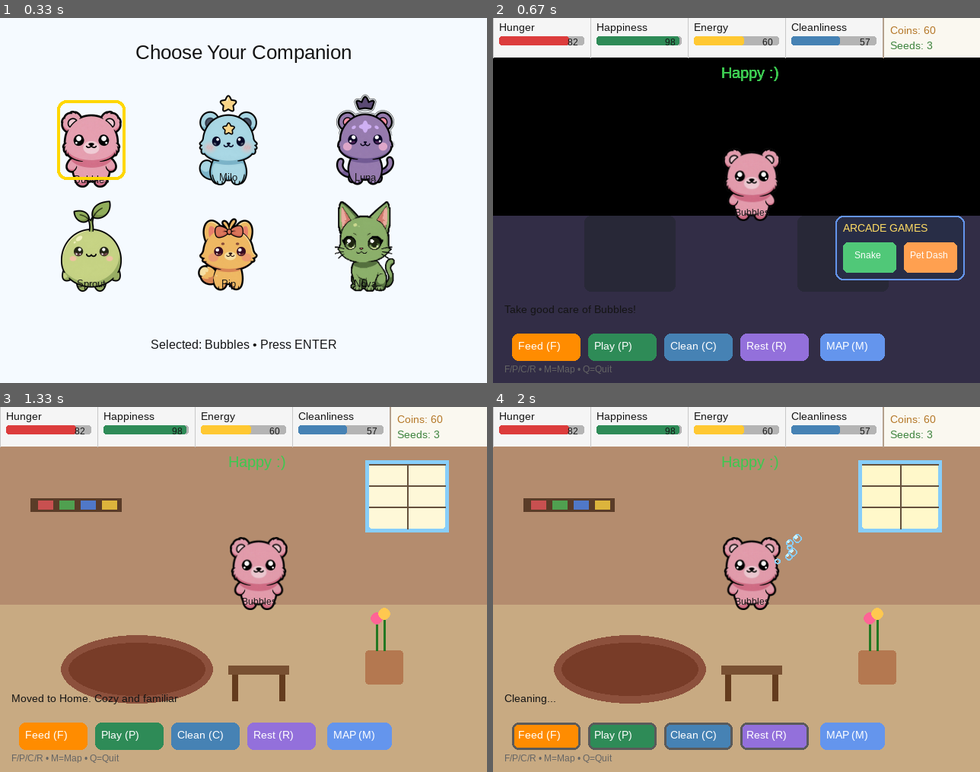
Above: before the commit, frames 1-4 (two rows, left to right).
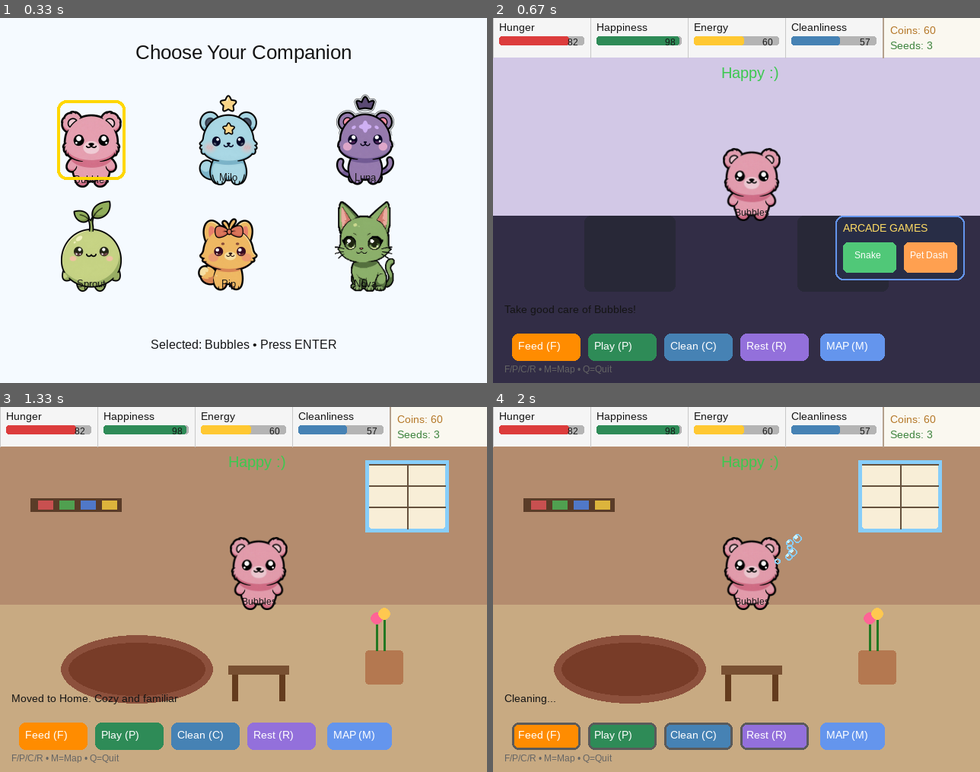
Above: after the commit, the same moments.

Repository: nickamis606/ourworld
Game: pygame game, started from main_pygame.py
The game is run twice, just before and just after one commit, with the same random seed, the same clock (stepped at 60 frames per second) and the same inputs.
Inputs (mouse positions are in pixels of both pictures, inside the frame that each line leads up to):
- Up to frame 1 (0.33 s): no input
- Up to frame 2 (0.67 s): tap Enter at 0.33 s
- Up to frame 3 (1.33 s): hold M 0.67-1.13 s; click (92, 534) at 1.22 s
- Up to frame 4 (2 s): click "Play (P)" at 1.55 s; tap C at 1.83 s

Frame 1 is identical in both runs. In frame 2, 42% of the frame differs, in the area x 0-100%, y 10-55%; in frame 3, less than 0.1%; in frame 4, less than 0.1%.

Commit message:
fix: ensure full screen clear when closing map to prevent leftover map pixels in normal view

Diff:
--- a/scenes/main_scene.py
+++ b/scenes/main_scene.py
@@ -160,7 +160,7 @@
             info = self.game_state.get_current_location_info()
             self.status = f"Moved to {info['name']}. {info['desc']}"
             self._prepare_location_background(loc)
-            self._load_location_background(loc)  # Try asset or fallback
+            self._load_location_background(loc)
         self.map_mode = False
 
     def update(self, dt: float):
@@ -174,6 +174,7 @@
         loc = self.game_state.pet.location
 
         if self.map_mode:
+            # When map is open, draw cached bg + map on top
             if loc in self.bg_surfaces:
                 surface.blit(self.bg_surfaces[loc], (0, 0))
             else:
@@ -185,14 +186,27 @@
             self.stats_bar.draw(surface, needs, self.game_state.pet.coins, total_seeds)
             return
 
-        # Draw background (asset if available, otherwise procedural)
+        # === Normal view (map closed) ===
+        # Always do a full clear first to erase any leftover map pixels
+        if loc == "home":
+            surface.fill((245, 235, 220))
+        elif loc == "park":
+            surface.fill((200, 230, 200))
+        elif loc == "backyard":
+            surface.fill((200, 235, 195))
+        elif loc == "sweeties_candy_shop":
+            surface.fill((255, 240, 245))
+        elif loc == "gens_garden":
+            surface.fill((235, 245, 255))
+        else:
+            surface.fill((210, 200, 230))
+
+        # Then draw background (asset if available, otherwise procedural)
         if self.location_bg.has_asset():
             self.location_bg.draw(surface)
         else:
             if loc in self.bg_surfaces:
                 surface.blit(self.bg_surfaces[loc], (0, 0))
-            else:
-                surface.fill((210, 200, 230))
 
         needs = self.game_state.pet.needs
         total_seeds = (self.game_state.pet.inventory.get("flower_seeds", 0) +
